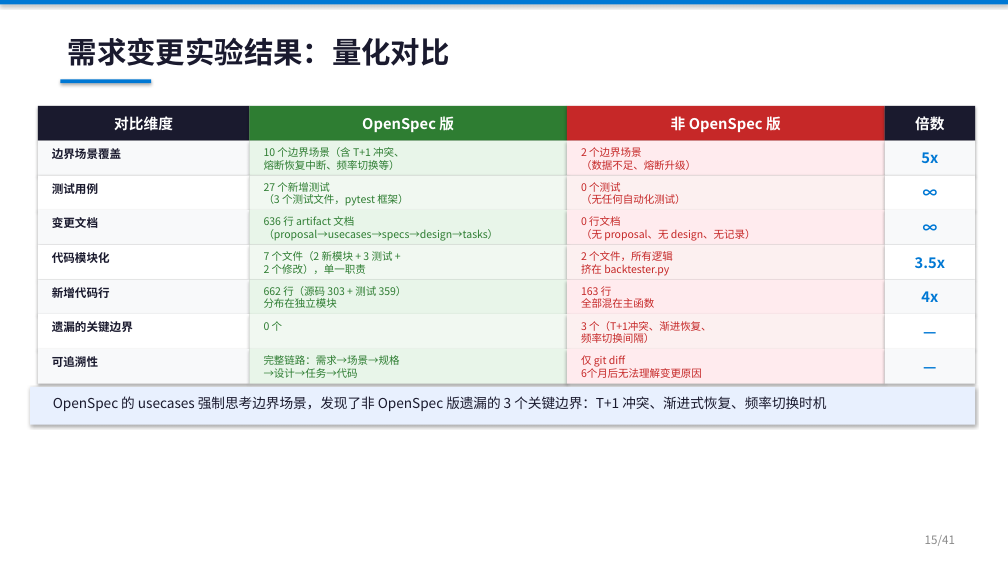
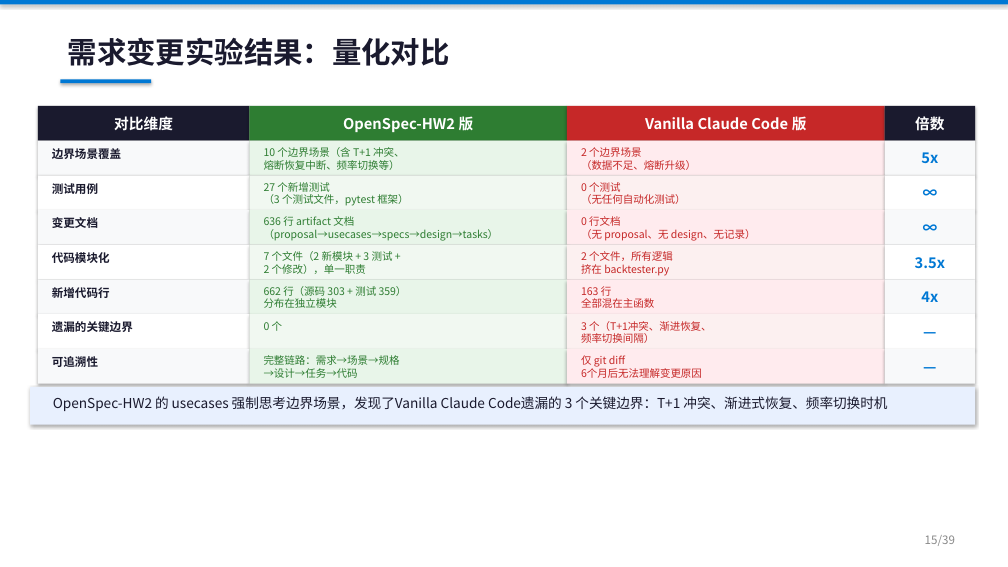
Before and after one commit to ZhifeiDou/OpenSpec_Modify, a slide deck: slide 11 of OpenSpec_技术研究汇报.pptx (slide 15 before the commit). Drawn at 1008x567 pixels with LibreOffice and Linux fonts; fonts in the diff are those of the drawing. Boxes give left, top, right and bottom in pixels: in the first picture for what was removed or moved away, otherwise in the second. Text is boxed around its words. In the diff, an @@ line names an element or a change of style, - is before the commit and + after.

```diff
--- a/OpenSpec_技术研究汇报.pptx
+++ b/OpenSpec_技术研究汇报.pptx
@@ text at (343,114,474,133): text changed @@
-OpenSpec 版
+OpenSpec-HW2 版
@@ text at (645,114,807,133): text changed @@
-非 OpenSpec 版
+Vanilla Claude Code 版
@@ text at (53,396,887,411): text changed @@
-OpenSpec 的 usecases 强制思考边界场景，发现了非 OpenSpec 版遗漏的 3 个关键边界：T+1 冲突、渐进式恢复、频率切换时机
+OpenSpec-HW2 的 usecases 强制思考边界场景，发现了Vanilla Claude Code遗漏的 3 个关键边界：T+1 冲突、渐进式恢复、频率切换时机
@@ text at (925,535,955,546): text changed @@
-15/41
+15/39
```
Also in this commit, not shown: 34 other slides changed, 6 slides removed.
